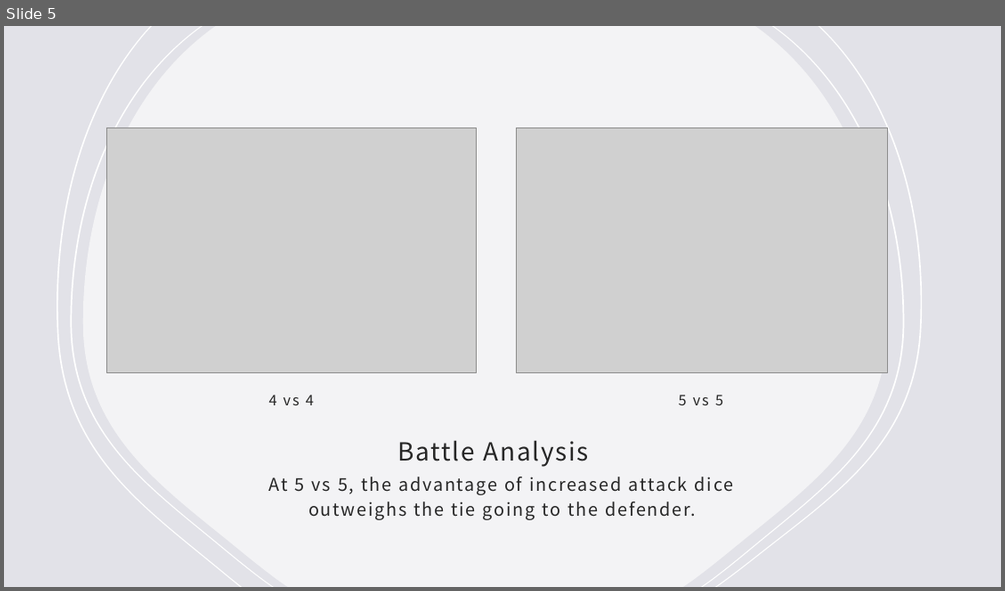
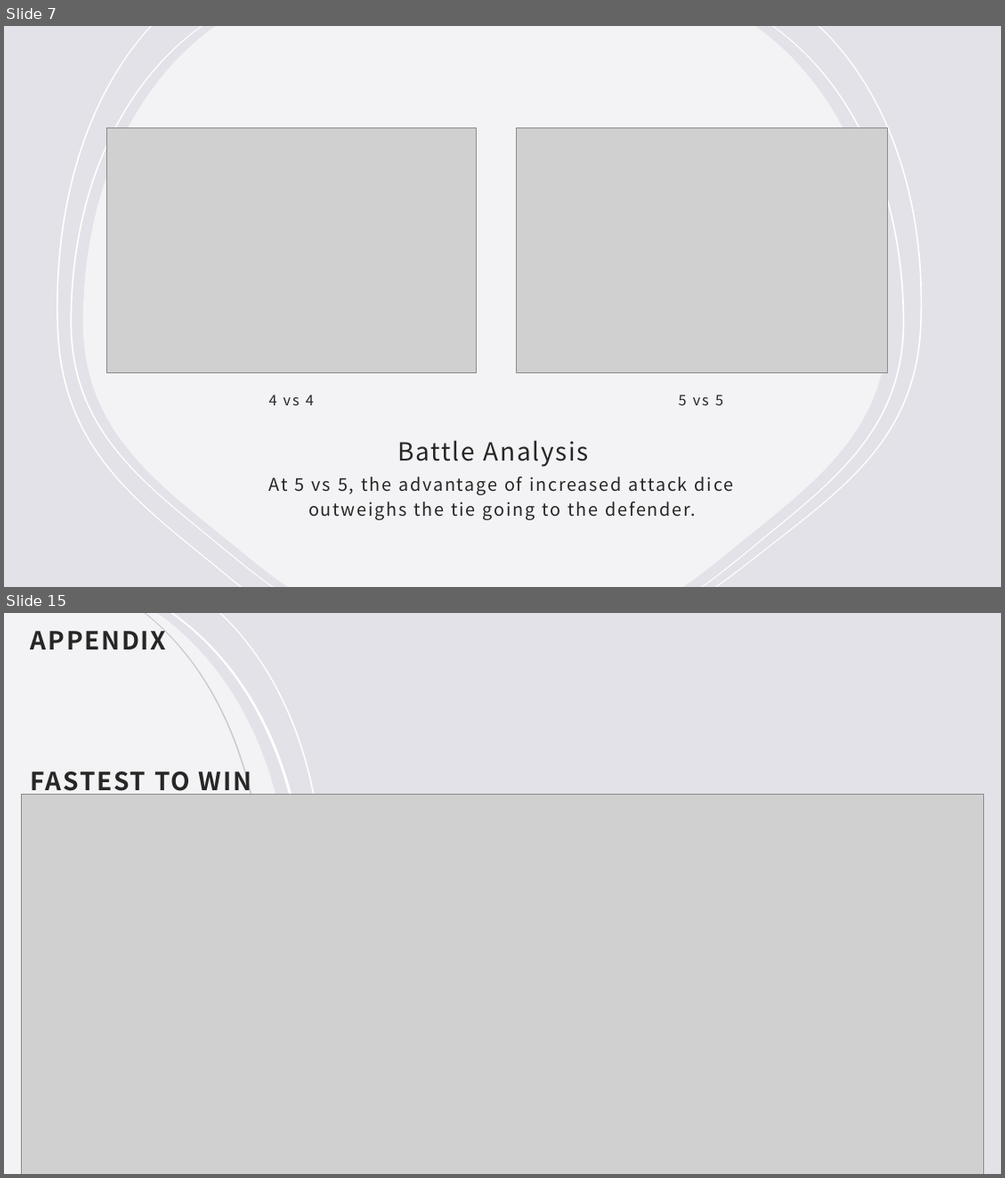
Before and after one commit to Trevor-McLemore/risk_analysis, a slide deck: risk_presentation.pptx. Shown one above the other, each under a label of ours: slide 5 before the commit, slides 7 and 15 after it; the slides between them are not shown. The pictures are 1005x591 and 1005x1178 pixels, drawn with LibreOffice and Linux fonts; fonts in the diff are those of the drawing; grey boxes stand for pictures. Boxes give left, top, right and bottom in pixels: in the first picture for what was removed or moved away, otherwise in the second. Text is boxed around its words. In the diff, an @@ line names an element or a change of style, - is before the commit and + after.

```diff
--- a/risk_presentation.pptx
+++ b/risk_presentation.pptx
@@ slide 15 added at [4,613,1001,1174], background #E2E2E8; not listed: 4 template elements that a slide beside it also shows @@
@@ text added at [31,628,166,649], 24 pt, text #262626, bold @@
+APPENDIX
@@ text added at [31,765,251,795], 24 pt, text #262626, bold @@
+FASTEST TO WIN
@@ picture added at [22,794,984,1174] @@
@@ what was slide 5 is now slide 7 @@
```
Also in this commit, not shown: 5 slides changed, 6 other slides added, 3 slides removed, 4 other files.
